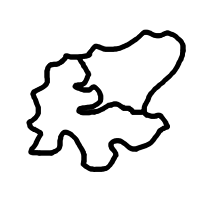
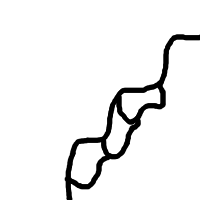
Before/after of a 200px x 200px layered artwork. What changed in the layer stack:
added layer "ex 6" above "ex 5" over [64, 34, 200, 200]
hid "ex 2" over [26, 29, 186, 172]
